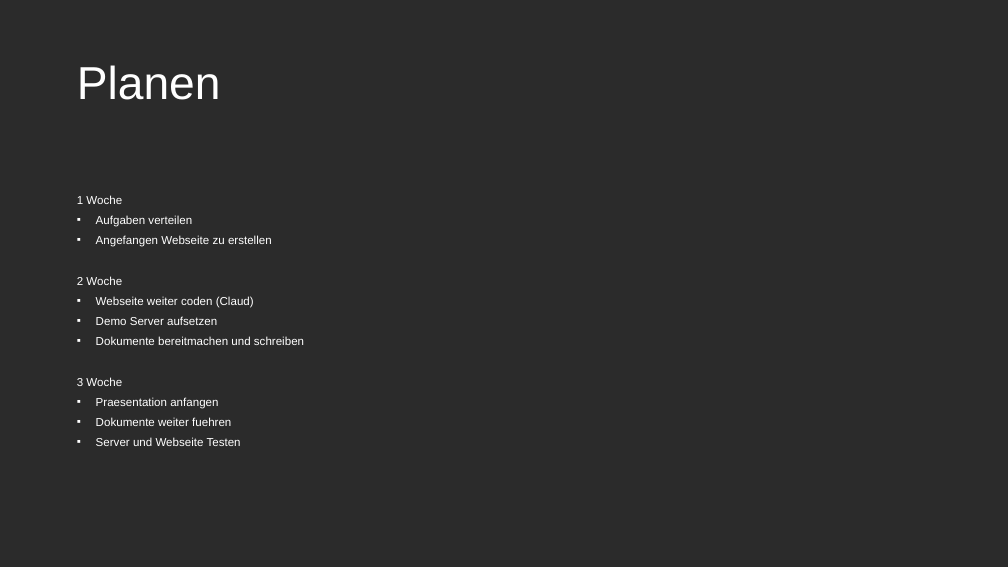
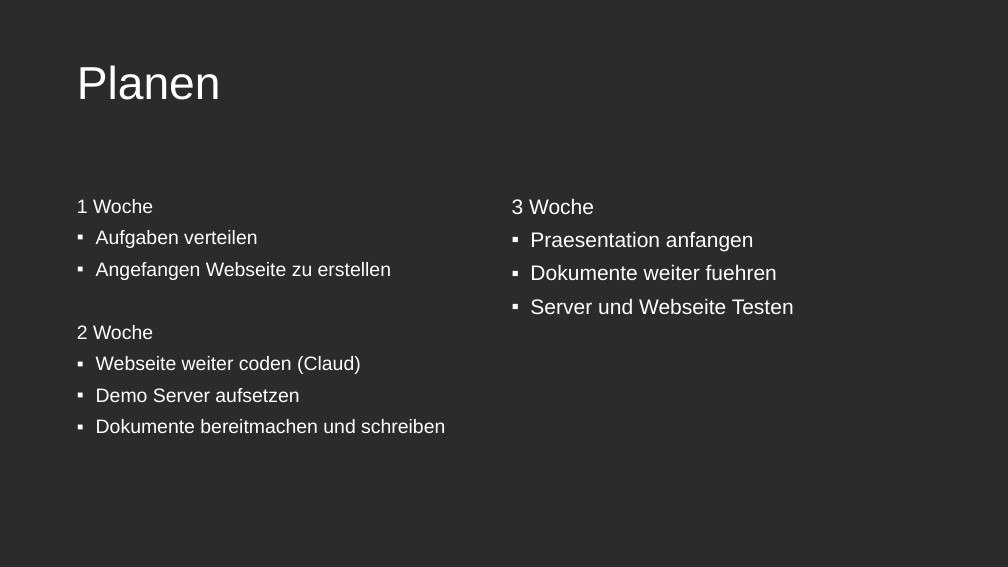
Before and after one commit to The12Forest/BBZW-M431-Wiki, a slide deck: slide 6 of Dokumentation/MinecraftWikiPPTX.pptx. Drawn at 1008x567 pixels with LibreOffice and Linux fonts; fonts in the diff are those of the drawing; background and template pictures are left out; a plain dark background stands for a picture behind light text. Boxes give left, top, right and bottom in pixels: in the first picture for what was removed or moved away, otherwise in the second. Text is boxed around its words. In the diff, an @@ line names an element or a change of style, - is before the commit and + after.

```diff
--- a/Dokumentation/MinecraftWikiPPTX.pptx
+++ b/Dokumentation/MinecraftWikiPPTX.pptx
@@ text "1 Woche" at box(77, 199, 445, 433): size 11 to 18.5 pt; line spacing 0.7 to 0.9 @@
@@ text added at box(512, 198, 794, 314), 20 pt, text #FFFFFF @@
+3 Woche
+▪ Praesentation anfangen
+▪ Dokumente weiter fuehren
+▪ Server und Webseite Testen
@@ text at box(77, 377, 241, 446): paragraphs removed @@
-3 Woche
-▪ Praesentation anfangen
-▪ Dokumente weiter fuehren
-▪ Server und Webseite Testen
```
Also in this commit, not shown: 1 other slide changed.
